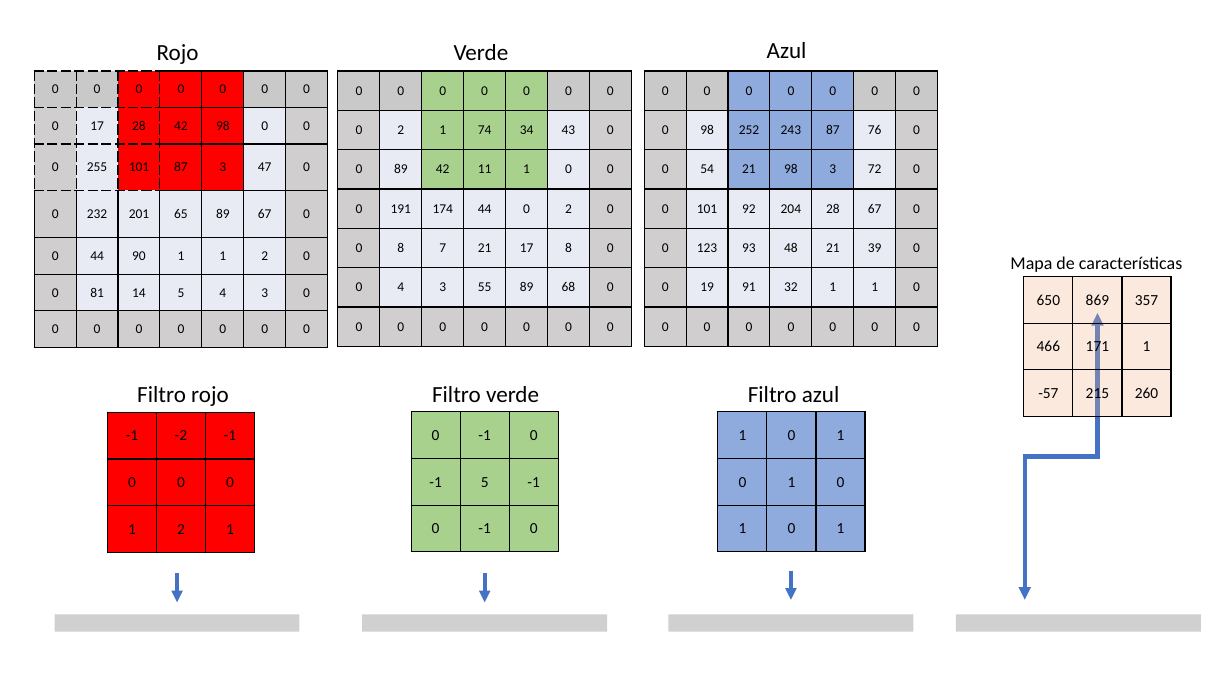
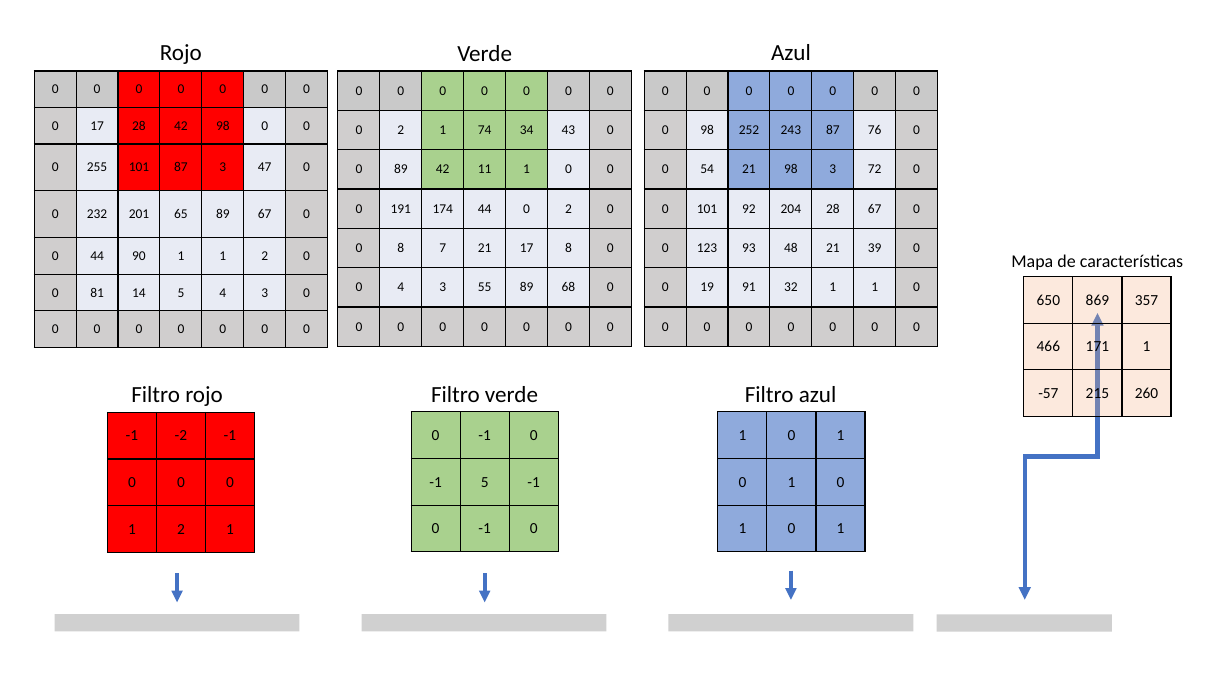
Before and after one commit to ant-mak/tfm, a slide deck: slide 2 of diagrams/CNN_diagrams.pptx. Drawn at 1232x693 pixels with LibreOffice and Linux fonts; fonts in the diff are those of the drawing; grey boxes stand for pictures. Boxes give left, top, right and bottom in pixels: in the first picture for what was removed or moved away, otherwise in the second. Text is boxed around its words. In the diff, an @@ line names an element or a change of style, - is before the commit and + after.

```diff
--- a/diagrams/CNN_diagrams.pptx
+++ b/diagrams/CNN_diagrams.pptx
@@ table at (34,71,325,348) @@
@@ borders changed @@
@@ alignment left to centre in 7 elements at (160,44,202,64), (457,45,512,61), (771,44,811,60), (1011,254,1183,270), (745,386,837,402), (131,386,223,406), (431,386,538,402) @@
@@ picture: place and size @@
-picture at (957,615,1202,632)
+picture at (937,615,1113,632)
```
Also in this commit, not shown: 3 other slides changed, 2 slides added, 9 other files.
